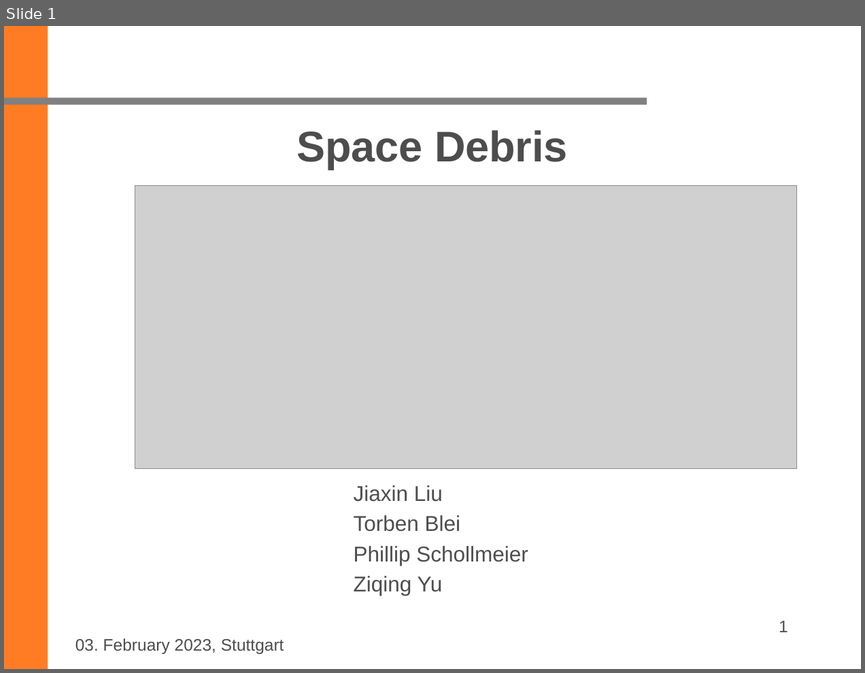
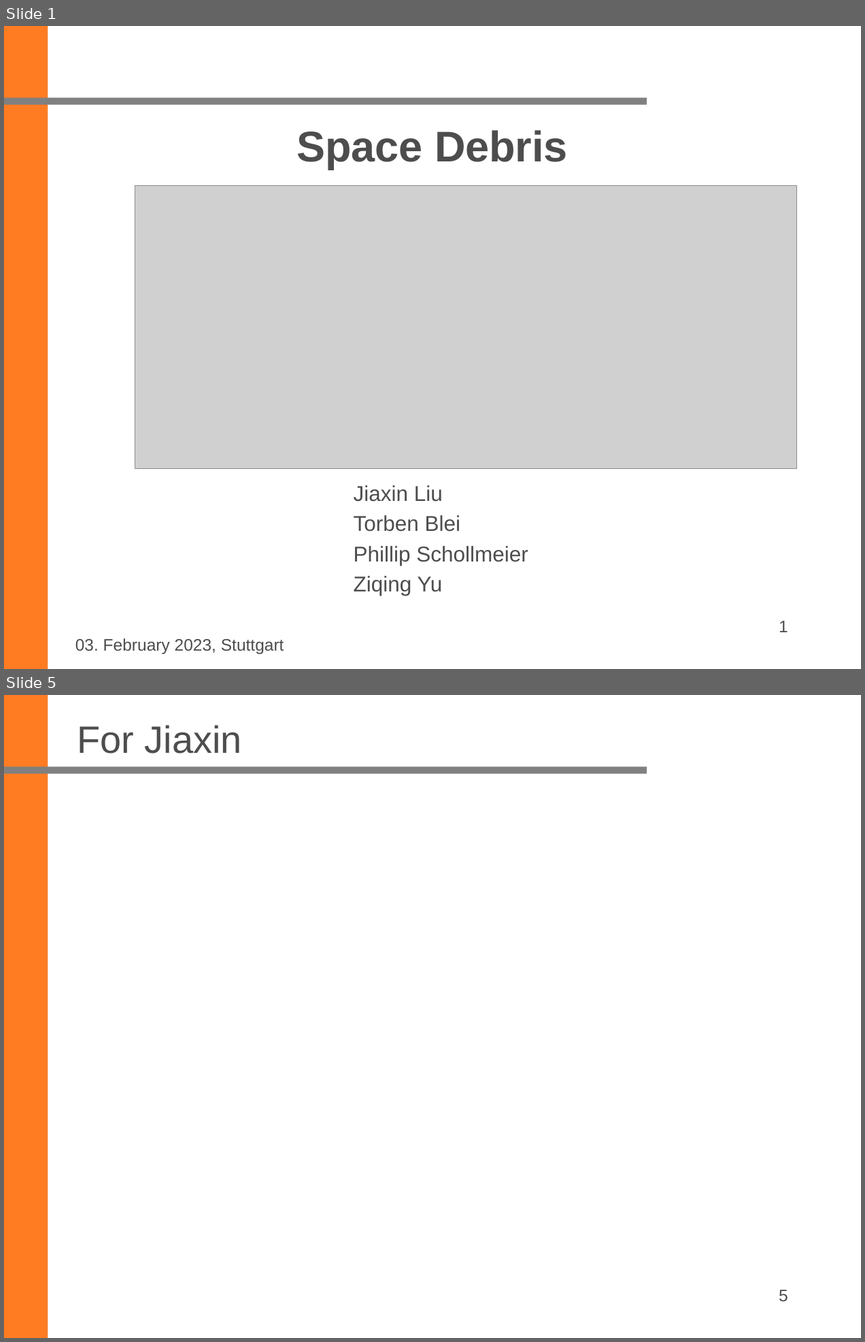
Before and after one commit to ziqing97/Seminar-Aktuelle-Geodaetische-Satelliten-missionen, a slide deck: Project_Space_Debris/Ordner_Yu/Folien/final/20230203_Final.pptx. Shown one above the other, each under a label of ours: slide 1 before the commit, slides 1 and 5 after it; the slides between them are not shown. The pictures are 865x673 and 865x1342 pixels, drawn with LibreOffice and Linux fonts; fonts in the diff are those of the drawing; grey boxes stand for pictures; background and template pictures are left out. Boxes give left, top, right and bottom in pixels: in the first picture for what was removed or moved away, otherwise in the second. Text is boxed around its words. In the diff, an @@ line names an element or a change of style, - is before the commit and + after.

```diff
--- a/Project_Space_Debris/Ordner_Yu/Folien/final/20230203_Final.pptx
+++ b/Project_Space_Debris/Ordner_Yu/Folien/final/20230203_Final.pptx
@@ slide 5 added at (x1=4, y1=695, x2=861, y2=1338), background #FFFFFF; not listed: 2 template elements that a slide beside it also shows @@
@@ title added at (x1=77, y1=725, x2=242, y2=753), 32 pt, text #4D4D4D @@
+For Jiaxin
@@ page number added at (x1=779, y1=1289, x2=788, y2=1302), 14 pt, text #4D4D4D @@
+5
```
Also in this commit, not shown: 17 other slides added, 18 slides removed, 11 other files.
